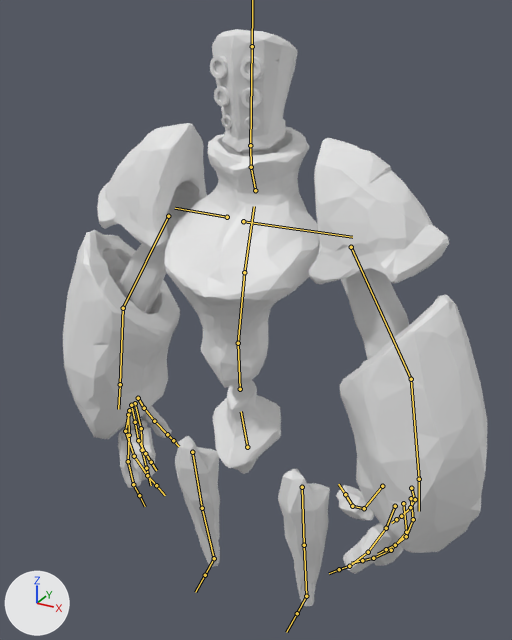
One commit to the Blender file Iso Adventure/Assets/Models/Boss/Animations/golemanimation.blend: the scene before it, then after it.
Before and after are seen from a camera (50 mm lens) standing at (3.16, -5.6, 6.15) and looking at (0.19, -0.19, 3.45). The axes (+X, +Y, +Z) are drawn at lower left. The lights are the same throughout. Both versions are drawn at frame 0 of the action 'attack_03'; the numbers are the values there. The bones that bend it are drawn over the model as lines.

In view in the first picture: 'Boss'.
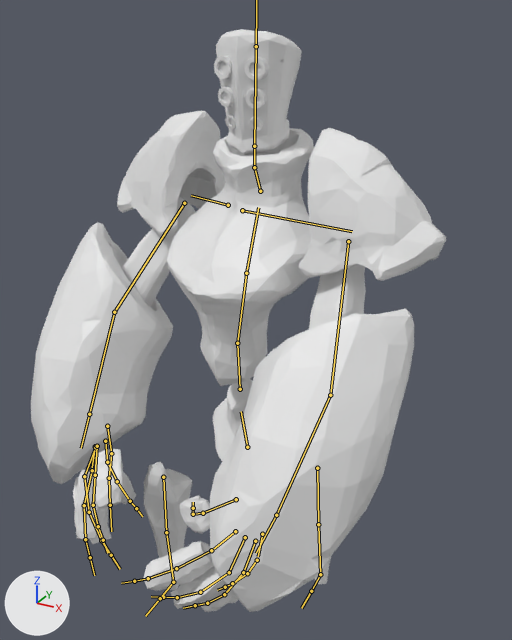
What differs and where, as boxes (x1, y1, x2, y2) in the pictures (512 x 640 px):
'Boss', posed
    before: (63, 29, 487, 606)
    after: (31, 29, 446, 612)
bone 'spine.001', root to tip
    before: (240, 389) to (238, 343)
    after: (240, 389) to (237, 343)
bone 'spine.006', root to tip
    before: (250, 145) to (252, 46)
    after: (254, 146) to (256, 46)
bone 'shoulder.L', root to tip
    before: (243, 221) to (352, 237)
    after: (242, 210) to (352, 231)
bone 'upper_arm.L', root to tip
    before: (351, 247) to (411, 379)
    after: (348, 241) to (330, 395)
bone 'f_pinky.01.L', root to tip
    before: (415, 499) to (410, 507)
    after: (257, 560) to (247, 573)
bone 'shoulder.R', root to tip
    before: (227, 217) to (175, 208)
    after: (228, 205) to (191, 195)
bone 'upper_arm.R', root to tip
    before: (168, 216) to (123, 308)
    after: (184, 203) to (114, 312)
bone 'thigh.L', root to tip
    before: (302, 487) to (304, 545)
    after: (317, 468) to (318, 524)
bone 'thigh.R', root to tip
    before: (192, 452) to (202, 508)
    after: (163, 477) to (166, 532)

The change, as a list of edits to the scene's bpy script:
```text
Change bone_spine_001:
    where bone_spine_001 = bpy.data.objects['metarig'].pose.bones['spine.001']  # child of 'spine'
    bone_spine_001.rotation_quaternion: (1.0, 0.0, 0.0, 0.0) -> (0.996, 0.0, -0.089, 0.004)  # degrees (0, 0, 0) -> degrees (0, -10, 0)
Change bone_spine_006:
    where bone_spine_006 = bpy.data.objects['metarig'].pose.bones['spine.006']  # child of 'spine.005'
    bone_spine_006.rotation_quaternion: (1.0, 0.0, 0.0, 0.0) -> (0.996, 0.0, 0.092, 0.003)  # degrees (0, 0, 0) -> degrees (0, 11, 0)
Change bone_shoulder_l:
    where bone_shoulder_l = bpy.data.objects['metarig'].pose.bones['shoulder.L']  # child of 'spine.003'
    bone_shoulder_l.location: (-0.01, -0.03, 0.01) -> (-0.01, -0.05, 0.11)
Change bone_upper_arm_l:
    where bone_upper_arm_l = bpy.data.objects['metarig'].pose.bones['upper_arm.L']  # child of 'shoulder.L'
    bone_upper_arm_l.rotation_quaternion: (0.963, 0.036, 0.096, -0.247) -> (0.898, 0.283, -0.074, -0.33)  # degrees (1, 12, -29) -> degrees (34, 3, -39)
Change bone_f_pinky_01_l:
    where bone_f_pinky_01_l = bpy.data.objects['metarig'].pose.bones['f_pinky.01.L']  # child of 'palm.04.L'
    bone_f_pinky_01_l.location: (0.0, 0.0, 0.0) -> (0.01, 0.05, 0.0)
Change bone_shoulder_r:
    where bone_shoulder_r = bpy.data.objects['metarig'].pose.bones['shoulder.R']  # child of 'spine.003'
    bone_shoulder_r.location: (-0.01, 0.01, 0.03) -> (-0.01, -0.01, 0.14)
Change bone_upper_arm_r:
    where bone_upper_arm_r = bpy.data.objects['metarig'].pose.bones['upper_arm.R']  # child of 'shoulder.R'
    bone_upper_arm_r.rotation_quaternion: (0.962, 0.043, -0.137, 0.232) -> (0.898, 0.33, -0.043, 0.288)  # degrees (1, -16, 27) -> degrees (36, -15, 31)
Change bone_thigh_l:
    where bone_thigh_l = bpy.data.objects['metarig'].pose.bones['thigh.L']  # child of 'spine'
    bone_thigh_l.location: (0.21, 0.2, 0.0) -> (0.21, 0.21, 0.38)
Change bone_thigh_r:
    where bone_thigh_r = bpy.data.objects['metarig'].pose.bones['thigh.R']  # child of 'spine'
    bone_thigh_r.location: (-0.21, 0.22, 0.0) -> (-0.21, 0.2, -0.55)
    bone_thigh_r.rotation_quaternion: (0.997, 0.016, -0.068, -0.037) -> (0.999, 0.016, 0.006, 0.031)  # degrees (2, -8, -4) -> degrees (2, 1, 4)
```
